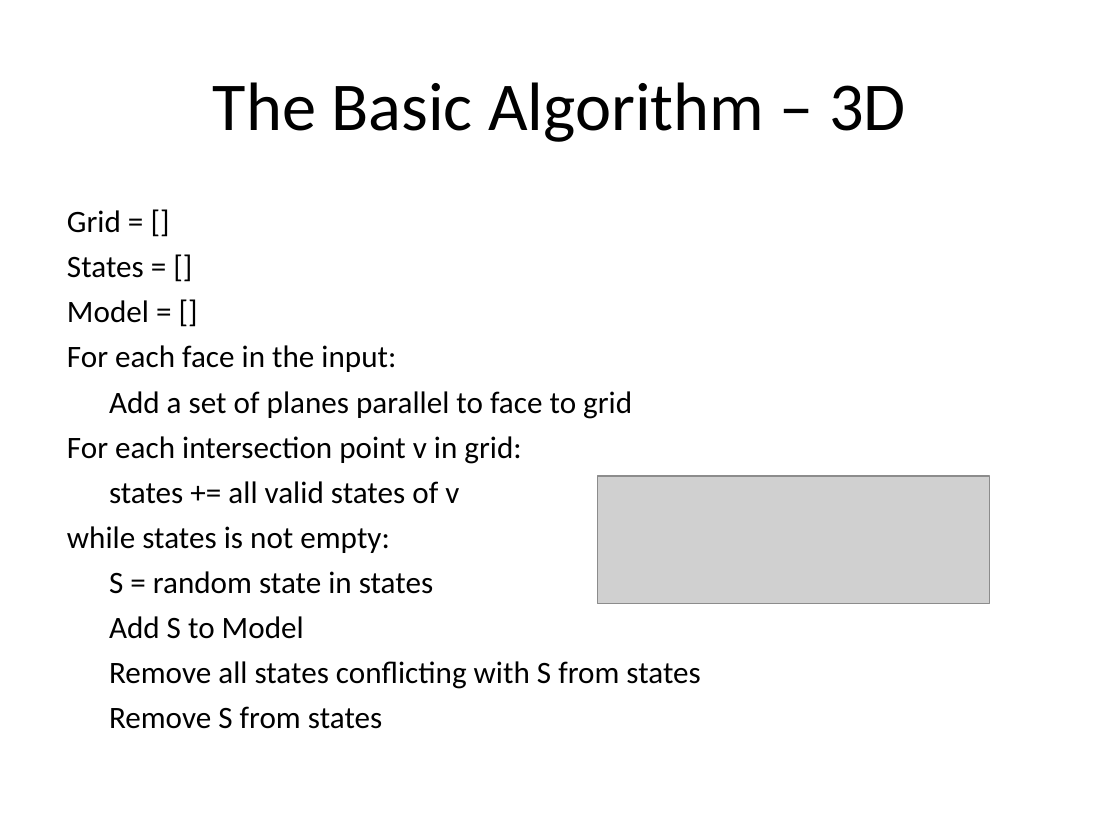
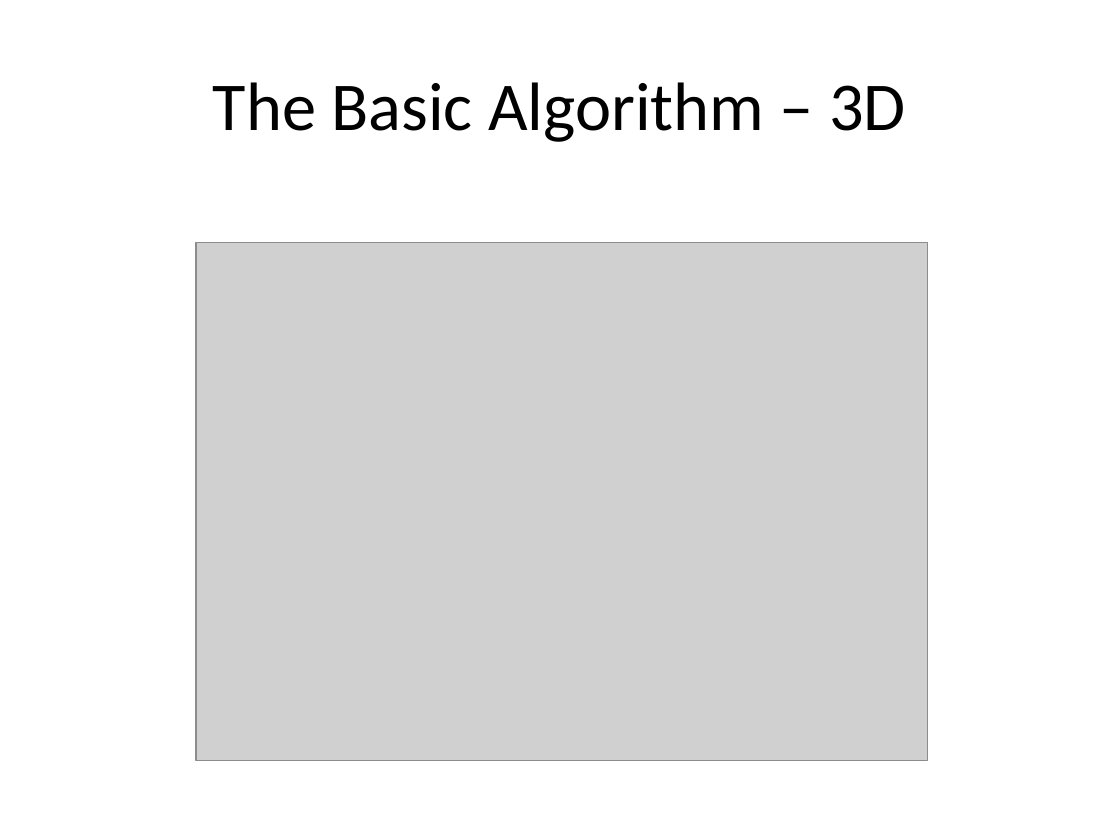
Before and after one commit to reinebold/cs580CMS, a slide deck: slide 8 of Documents/Creating a Procedural City.ppt (slide 7 before the commit). Drawn at 1120x840 pixels with LibreOffice and Linux fonts; fonts in the diff are those of the drawing; grey boxes stand for pictures. Boxes give left, top, right and bottom in pixels: in the first picture for what was removed or moved away, otherwise in the second. Text is boxed around its words. In the diff, an @@ line names an element or a change of style, - is before the commit and + after.

```diff
--- a/Documents/Creating a Procedural City.ppt
+++ b/Documents/Creating a Procedural City.ppt
@@ text removed at [67, 210, 700, 729] @@
-Grid = []
-States = []
-Model = []
-For each face in the input:
-Add a set of planes parallel to face to grid
-For each intersection point v in grid:
-states += all valid states of v
-while states is not empty:
-S = random state in states
-Add S to Model
-Remove all states conflicting with S from states
-Remove S from states
@@ picture: place and size @@
-picture at [597, 476, 989, 604]
+picture at [196, 243, 927, 760]
```
Also in this commit, not shown: 8 other slides changed, 5 slides added, 4 slides removed, 1 other file.
